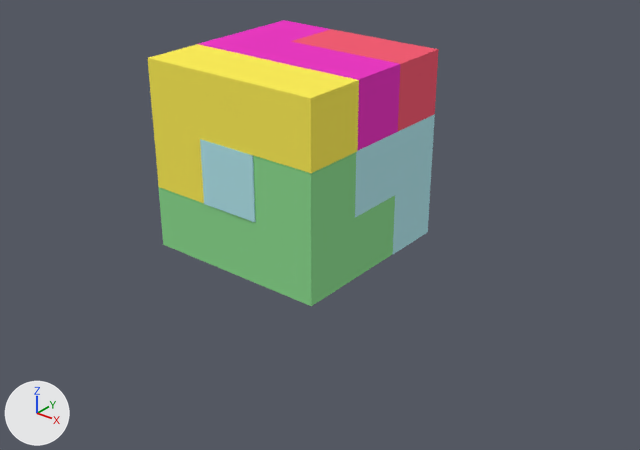
An edit to the Blender file 5. Rotating Objects.blend, drawn before and after from the same camera.
The view is the same before and after, from a camera (50 mm lens) standing at (87.9, -98.6, 63.7) and looking at (6.8, 2.8, 0.8). The lights are fixed; the arrows at lower left show +X, +Y and +Z. The first picture is the older version.

The first picture shows 'obj_0', 'obj_0.001', 'obj_0.002', 'obj_0.003', 'obj_0.004'.
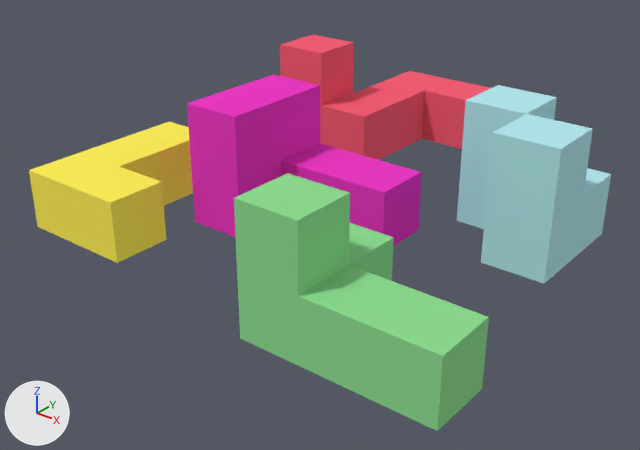
Edits to the bpy script that builds the scene:
```text
Change ob_obj_0:
    ob_obj_0.location: (4.5, -11.9, 20.0) -> (-20.0, -11.9, 5.0)
    ob_obj_0.rotation_euler: (1.571, -1.571, 0.0) -> (3.142, 3.142, 0.0)  # degrees (90, -90, 0) -> degrees (180, 180, 0)
Change ob_obj_0_001:
    ob_obj_0_001.rotation_euler: (1.571, 0.0, 3.142) -> (0.0, 0.0, 0.0)  # degrees (90, 0, 180) -> degrees (0, 0, 0)
    ob_obj_0_001.location: (9.8, -8.0, 8.9) -> (30.0, -20.0, 8.9)
Change ob_obj_0_002:
    ob_obj_0_002.location: (11.0, -2.0, 11.2) -> (35.0, 20.0, 11.2)
    ob_obj_0_002.rotation_euler: (0.0, 0.0, 0.0) -> (3.142, 0.0, 0.0)  # degrees (0, 0, 0) -> degrees (180, 0, 0)
Change ob_obj_0_003:
    ob_obj_0_003.location: (3.9, 1.6, 21.4) -> (3.9, 1.6, 10.0)
    ob_obj_0_003.rotation_euler: (0.0, 0.0, 0.0) -> (-3.142, 0.0, 0.0)  # degrees (0, 0, 0) -> degrees (-180, 0, 0)
Change ob_obj_0_004:
    ob_obj_0_004.location: (6.6, 5.4, 13.8) -> (-6.0, 40.0, 8.9)
    ob_obj_0_004.rotation_euler: (0.0, 0.0, 0.0) -> (-1.571, 0.0, 0.0)  # degrees (0, 0, 0) -> degrees (-90, 0, 0)
```

What differs and where, as boxes [x1, y1, x2, y2] in the pictures (640 x 450 px):
'obj_0.001', moved, turned
    before: [158, 152, 395, 306]
    after: [234, 173, 489, 431]
'obj_0', moved, turned
    before: [148, 44, 359, 203]
    after: [29, 121, 193, 263]
'obj_0.002', moved, turned
    before: [200, 114, 435, 255]
    after: [457, 85, 611, 283]
'obj_0.003', moved, turned
    before: [199, 20, 400, 150]
    after: [187, 74, 422, 246]
'obj_0.004', moved, turned
    before: [291, 29, 439, 131]
    after: [280, 35, 491, 160]
